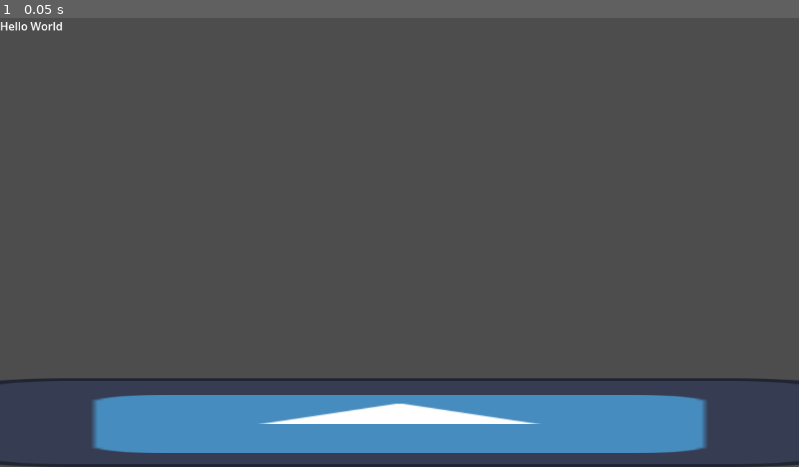
Above: before the commit, frame 1.
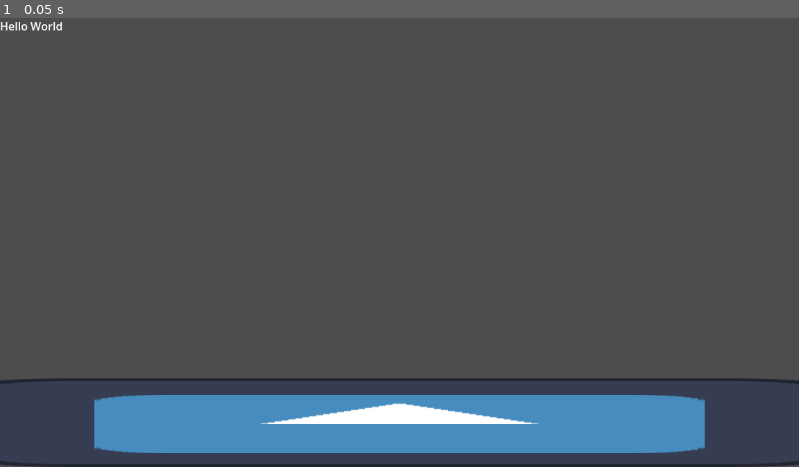
Above: after the commit, the same moment.

Repository: hasselmann-click/PiratePlatformer
Game: Godot game, scene res://scenes/my_first_scene.tscn
The game is run twice, just before and just after one commit, with the same random seed, the same clock (stepped at 60 frames per second) and the same inputs. Before the commit the project starts from res://my_first_scene.tscn. The engine's default icon, where the game draws it, is replaced by a stand-in: a white triangle on a blue panel in a dark square.
Inputs:
- Up to frame 1 (0.05 s): no input

The runs differ from the first frame. In frame 1, 0.1% of the frame differs, in the area x 11-89%, y 84-97%.
Error after the commit: Trying to assign value of type 'Node2D' to a variable of type 'character.gd'. (res://scripts/player.gd:4)

Commit message:
character animations

Diff:
--- a/my_first_scene.tscn
+++ /dev/null
@@ -1,24 +0,0 @@
-[gd_scene load_steps=3 format=3 uid="uid://cno22ff8hyawo"]
-
-[ext_resource type="Texture2D" uid="uid://dwx5tykj3sbd" path="res://icon.svg" id="1_j2eyi"]
-
-[sub_resource type="RectangleShape2D" id="RectangleShape2D_b2psy"]
-size = Vector2(128, 128)
-
-[node name="Node2D" type="Node2D"]
-metadata/_edit_horizontal_guides_ = [-136.0]
-
-[node name="Label" type="Label" parent="."]
-offset_right = 40.0
-offset_bottom = 23.0
-text = "Hello World"
-
-[node name="Floor" type="Sprite2D" parent="."]
-position = Vector2(576, 584)
-scale = Vector2(10, 1)
-texture = ExtResource("1_j2eyi")
-
-[node name="StaticBody2D" type="StaticBody2D" parent="Floor"]
-
-[node name="CollisionShape2D" type="CollisionShape2D" parent="Floor/StaticBody2D"]
-shape = SubResource("RectangleShape2D_b2psy")
--- a/project.godot
+++ b/project.godot
@@ -11,11 +11,41 @@
 [application]
 
 config/name="udemy-pirate-platformer"
-run/main_scene="res://my_first_scene.tscn"
+run/main_scene="res://scenes/my_first_scene.tscn"
 config/features=PackedStringArray("4.3", "GL Compatibility")
 config/icon="res://icon.svg"
 
+[autoload]
+
+Globals="*res://scripts/autoloads/globals.gd"
+
+[input]
+
+run_left={
+"deadzone": 0.5,
+"events": [Object(InputEventKey,"resource_local_to_scene":false,"resource_name":"","device":-1,"window_id":0,"alt_pressed":false,"shift_pressed":false,"ctrl_pressed":false,"meta_pressed":false,"pressed":false,"keycode":0,"physical_keycode":65,"key_label":0,"unicode":97,"location":0,"echo":false,"script":null)
+, Object(InputEventJoypadMotion,"resource_local_to_scene":false,"resource_name":"","device":-1,"axis":0,"axis_value":-1.0,"script":null)
+]
+}
+run_right={
+"deadzone": 0.5,
+"events": [Object(InputEventKey,"resource_local_to_scene":false,"resource_name":"","device":-1,"window_id":0,"alt_pressed":false,"shift_pressed":false,"ctrl_pressed":false,"meta_pressed":false,"pressed":false,"keycode":0,"physical_keycode":68,"key_label":0,"unicode":100,"location":0,"echo":false,"script":null)
+, Object(InputEventJoypadMotion,"resource_local_to_scene":false,"resource_name":"","device":-1,"axis":0,"axis_value":1.0,"script":null)
+]
+}
+jump={
+"deadzone": 0.5,
+"events": [Object(InputEventKey,"resource_local_to_scene":false,"resource_name":"","device":-1,"window_id":0,"alt_pressed":false,"shift_pressed":false,"ctrl_pressed":false,"meta_pressed":false,"pressed":false,"keycode":0,"physical_keycode":32,"key_label":0,"unicode":32,"location":0,"echo":false,"script":null)
+, Object(InputEventJoypadButton,"resource_local_to_scene":false,"resource_name":"","device":-1,"button_index":0,"pressure":0.0,"pressed":false,"script":null)
+]
+}
+
+[physics]
+
+2d/default_gravity=2508.0
+
 [rendering]
 
+textures/canvas_textures/default_texture_filter=0
 renderer/rendering_method="gl_compatibility"
 renderer/rendering_method.mobile="gl_compatibility"
--- /dev/null
+++ b/scenes/characters/roger.tscn
@@ -0,0 +1,147 @@
+[gd_scene load_steps=27 format=3 uid="uid://bsmnpbo4nl6tt"]
+
+[ext_resource type="Texture2D" uid="uid://cirfxttryfq3i" path="res://assets-synced/Treasure Hunters/Treasure Hunters/Captain Clown Nose/Sprites/Captain Clown Nose/Captain Clown Nose without Sword/01-Idle/Idle 01.png" id="1_jdly6"]
+[ext_resource type="Script" path="res://scripts/character.gd" id="1_ubalw"]
+[ext_resource type="Texture2D" uid="uid://cdggat5nsm81s" path="res://assets-synced/Treasure Hunters/Treasure Hunters/Captain Clown Nose/Sprites/Captain Clown Nose/Captain Clown Nose without Sword/01-Idle/Idle 02.png" id="3_mvckp"]
+[ext_resource type="Texture2D" uid="uid://banwt6avmnu7q" path="res://assets-synced/Treasure Hunters/Treasure Hunters/Captain Clown Nose/Sprites/Captain Clown Nose/Captain Clown Nose without Sword/01-Idle/Idle 03.png" id="4_yrwqd"]
+[ext_resource type="Texture2D" uid="uid://elxcpy6hn7p4" path="res://assets-synced/Treasure Hunters/Treasure Hunters/Captain Clown Nose/Sprites/Captain Clown Nose/Captain Clown Nose without Sword/01-Idle/Idle 04.png" id="5_tyymn"]
+[ext_resource type="Texture2D" uid="uid://dt3vn633fhniq" path="res://assets-synced/Treasure Hunters/Treasure Hunters/Captain Clown Nose/Sprites/Captain Clown Nose/Captain Clown Nose without Sword/01-Idle/Idle 05.png" id="6_6mrox"]
+[ext_resource type="Texture2D" uid="uid://db8e5jjbtgihg" path="res://assets-synced/Treasure Hunters/Treasure Hunters/Captain Clown Nose/Sprites/Captain Clown Nose/Captain Clown Nose without Sword/02-Run/Run 01.png" id="7_lep5l"]
+[ext_resource type="Texture2D" uid="uid://bhstu3bfmx2uh" path="res://assets-synced/Treasure Hunters/Treasure Hunters/Captain Clown Nose/Sprites/Captain Clown Nose/Captain Clown Nose without Sword/02-Run/Run 02.png" id="8_aglt3"]
+[ext_resource type="Texture2D" uid="uid://buwjehv5fro1m" path="res://assets-synced/Treasure Hunters/Treasure Hunters/Captain Clown Nose/Sprites/Captain Clown Nose/Captain Clown Nose without Sword/02-Run/Run 03.png" id="9_2hwky"]
+[ext_resource type="Texture2D" uid="uid://5albphrei4bl" path="res://assets-synced/Treasure Hunters/Treasure Hunters/Captain Clown Nose/Sprites/Captain Clown Nose/Captain Clown Nose without Sword/02-Run/Run 04.png" id="10_1hg51"]
+[ext_resource type="Texture2D" uid="uid://b8id38etgcl5f" path="res://assets-synced/Treasure Hunters/Treasure Hunters/Captain Clown Nose/Sprites/Captain Clown Nose/Captain Clown Nose without Sword/02-Run/Run 05.png" id="11_cv3a8"]
+[ext_resource type="Texture2D" uid="uid://ckf6q7eqc508y" path="res://assets-synced/Treasure Hunters/Treasure Hunters/Captain Clown Nose/Sprites/Captain Clown Nose/Captain Clown Nose without Sword/02-Run/Run 06.png" id="12_ipgat"]
+[ext_resource type="Texture2D" uid="uid://c2emi5bakuv74" path="res://assets-synced/Treasure Hunters/Treasure Hunters/Captain Clown Nose/Sprites/Captain Clown Nose/Captain Clown Nose without Sword/03-Jump/Jump 01.png" id="13_nj6su"]
+[ext_resource type="Texture2D" uid="uid://biroemvrsrrpd" path="res://assets-synced/Treasure Hunters/Treasure Hunters/Captain Clown Nose/Sprites/Captain Clown Nose/Captain Clown Nose without Sword/03-Jump/Jump 02.png" id="14_t3x1a"]
+[ext_resource type="Texture2D" uid="uid://0yuq6wk6h1ya" path="res://assets-synced/Treasure Hunters/Treasure Hunters/Captain Clown Nose/Sprites/Captain Clown Nose/Captain Clown Nose without Sword/03-Jump/Jump 03.png" id="15_8g1qe"]
+[ext_resource type="Texture2D" uid="uid://ndrw33l2eao7" path="res://assets-synced/Treasure Hunters/Treasure Hunters/Captain Clown Nose/Sprites/Captain Clown Nose/Captain Clown Nose without Sword/04-Fall/Fall 01.png" id="16_wmatr"]
+[ext_resource type="Texture2D" uid="uid://7x8yfhcq4des" path="res://assets-synced/Treasure Hunters/Treasure Hunters/Captain Clown Nose/Sprites/Captain Clown Nose/Captain Clown Nose without Sword/05-Ground/Ground 01.png" id="17_ugk6n"]
+[ext_resource type="Texture2D" uid="uid://bjt478jlhsl57" path="res://assets-synced/Treasure Hunters/Treasure Hunters/Captain Clown Nose/Sprites/Captain Clown Nose/Captain Clown Nose without Sword/05-Ground/Ground 02.png" id="18_p5m0t"]
+
+[sub_resource type="Animation" id="Animation_n4dgk"]
+resource_name = "idle"
+length = 0.5
+loop_mode = 1
+tracks/0/type = "value"
+tracks/0/imported = false
+tracks/0/enabled = true
+tracks/0/path = NodePath(".:texture")
+tracks/0/interp = 1
+tracks/0/loop_wrap = true
+tracks/0/keys = {
+"times": PackedFloat32Array(0, 0.1, 0.2, 0.3, 0.4),
+"transitions": PackedFloat32Array(1, 1, 1, 1, 1),
+"update": 1,
+"values": [ExtResource("1_jdly6"), ExtResource("3_mvckp"), ExtResource("4_yrwqd"), ExtResource("5_tyymn"), ExtResource("6_6mrox")]
+}
+
+[sub_resource type="Animation" id="Animation_pjp6g"]
+length = 0.001
+tracks/0/type = "value"
+tracks/0/imported = false
+tracks/0/enabled = true
+tracks/0/path = NodePath(".:texture")
+tracks/0/interp = 1
+tracks/0/loop_wrap = true
+tracks/0/keys = {
+"times": PackedFloat32Array(0),
+"transitions": PackedFloat32Array(1),
+"update": 1,
+"values": [ExtResource("1_jdly6")]
+}
+
+[sub_resource type="Animation" id="Animation_34mon"]
+resource_name = "run"
+length = 0.6
+loop_mode = 1
+tracks/0/type = "value"
+tracks/0/imported = false
+tracks/0/enabled = true
+tracks/0/path = NodePath(".:texture")
+tracks/0/interp = 1
+tracks/0/loop_wrap = true
+tracks/0/keys = {
+"times": PackedFloat32Array(0, 0.1, 0.2, 0.3, 0.4, 0.5),
+"transitions": PackedFloat32Array(1, 1, 1, 1, 1, 1),
+"update": 1,
+"values": [ExtResource("7_lep5l"), ExtResource("8_aglt3"), ExtResource("9_2hwky"), ExtResource("10_1hg51"), ExtResource("11_cv3a8"), ExtResource("12_ipgat")]
+}
+
+[sub_resource type="Animation" id="Animation_euxk7"]
+resource_name = "jump"
+length = 0.3
+tracks/0/type = "value"
+tracks/0/imported = false
+tracks/0/enabled = true
+tracks/0/path = NodePath(".:texture")
+tracks/0/interp = 1
+tracks/0/loop_wrap = true
+tracks/0/keys = {
+"times": PackedFloat32Array(0, 0.1, 0.2),
+"transitions": PackedFloat32Array(1, 1, 1),
+"update": 1,
+"values": [ExtResource("13_nj6su"), ExtResource("14_t3x1a"), ExtResource("15_8g1qe")]
+}
+
+[sub_resource type="Animation" id="Animation_vxup2"]
+resource_name = "fall"
+length = 0.1
+tracks/0/type = "value"
+tracks/0/imported = false
+tracks/0/enabled = true
+tracks/0/path = NodePath(".:texture")
+tracks/0/interp = 1
+tracks/0/loop_wrap = true
+tracks/0/keys = {
+"times": PackedFloat32Array(0),
+"transitions": PackedFloat32Array(1),
+"update": 1,
+"values": [ExtResource("16_wmatr")]
+}
+
+[sub_resource type="Animation" id="Animation_j77wg"]
+resource_name = "ground"
+length = 0.2
+tracks/0/type = "value"
+tracks/0/imported = false
+tracks/0/enabled = true
+tracks/0/path = NodePath(".:texture")
+tracks/0/interp = 1
+tracks/0/loop_wrap = true
+tracks/0/keys = {
+"times": PackedFloat32Array(0, 0.1),
+"transitions": PackedFloat32Array(1, 1),
+"update": 1,
+"values": [ExtResource("17_ugk6n"), ExtResource("18_p5m0t")]
+}
+
+[sub_resource type="AnimationLibrary" id="AnimationLibrary_omd33"]
+_data = {
+"RESET": SubResource("Animation_pjp6g"),
+"fall": SubResource("Animation_vxup2"),
+"ground": SubResource("Animation_j77wg"),
+"idle": SubResource("Animation_n4dgk"),
+"jump": SubResource("Animation_euxk7"),
+"run": SubResource("Animation_34mon")
+}
+
+[sub_resource type="CapsuleShape2D" id="CapsuleShape2D_8dlow"]
+radius = 8.0
+height = 26.0
+
+[node name="Roger" type="CharacterBody2D"]
+script = ExtResource("1_ubalw")
+
+[node name="Sprite2D" type="Sprite2D" parent="."]
+position = Vector2(0, -12)
+texture = ExtResource("1_jdly6")
+
+[node name="AnimationPlayer" type="AnimationPlayer" parent="Sprite2D"]
+libraries = {
+"": SubResource("AnimationLibrary_omd33")
+}
+
+[node name="CollisionShape2D" type="CollisionShape2D" parent="."]
+position = Vector2(0, -13)
+shape = SubResource("CapsuleShape2D_8dlow")
--- /dev/null
+++ b/scenes/my_first_scene.tscn
@@ -0,0 +1,33 @@
+[gd_scene load_steps=5 format=3 uid="uid://cno22ff8hyawo"]
+
+[ext_resource type="Texture2D" uid="uid://dwx5tykj3sbd" path="res://icon.svg" id="1_j2eyi"]
+[ext_resource type="PackedScene" uid="uid://bsmnpbo4nl6tt" path="res://scenes/characters/roger.tscn" id="1_qvi73"]
+[ext_resource type="Script" path="res://scripts/player.gd" id="2_513sy"]
+
+[sub_resource type="RectangleShape2D" id="RectangleShape2D_b2psy"]
+size = Vector2(128, 128)
+
+[node name="Node2D" type="Node2D"]
+metadata/_edit_horizontal_guides_ = [-136.0]
+
+[node name="Roger" parent="." instance=ExtResource("1_qvi73")]
+position = Vector2(407, 369)
+speed = 16.0
+
+[node name="Player" type="Node" parent="Roger"]
+script = ExtResource("2_513sy")
+
+[node name="Label" type="Label" parent="."]
+offset_right = 40.0
+offset_bottom = 23.0
+text = "Hello World"
+
+[node name="Floor" type="Sprite2D" parent="."]
+position = Vector2(576, 584)
+scale = Vector2(10, 1)
+texture = ExtResource("1_j2eyi")
+
+[node name="StaticBody2D" type="StaticBody2D" parent="Floor"]
+
+[node name="CollisionShape2D" type="CollisionShape2D" parent="Floor/StaticBody2D"]
+shape = SubResource("RectangleShape2D_b2psy")
--- /dev/null
+++ b/scripts/autoloads/globals.gd
@@ -0,0 +1,3 @@
+extends Node
+
+var pixelsPerTile: int = 32
--- /dev/null
+++ b/scripts/character.gd
@@ -0,0 +1,81 @@
+extends CharacterBody2D
+class_name Character
+
+@export_category("Locomotion")
+@export var speed : float = 8
+@export var acceleration: float = 16
+@export var deceleration: float = 32
+
+@export_category("Jump")
+@export var jump_height : float = 2.5
+@export var air_control : float = 0.5
+
+@onready var _sprite : Sprite2D = $Sprite2D
+
+var _jump_velocity : float
+var _direction: float: set = run
+var _gravity: Vector2
+
+
+# TODO: ready will not be called if the values are updated in the editor
+# This won't work with the "pixesPerTile" multiplication...
+func _ready():
+	# init gravity, since dynamic gravity (get_gravity) is not ready yet
+	var defaultGravity = ProjectSettings.get_setting("physics/2d/default_gravity");
+	var defaultGravityVector = ProjectSettings.get_setting("physics/2d/default_gravity_vector");
+	_gravity = defaultGravity * defaultGravityVector
+
+	speed *= Globals.pixelsPerTile
+	acceleration *= Globals.pixelsPerTile
+	deceleration *= Globals.pixelsPerTile
+	jump_height *= Globals.pixelsPerTile
+	_jump_velocity = sqrt(jump_height * _gravity.y * 2) * -1
+
+
+func face_left():
+	_sprite.flip_h = true
+
+func face_right():
+	_sprite.flip_h = false
+
+func run(direction: float):
+	_direction = direction
+
+func jump():
+	if is_on_floor():
+			velocity.y = _jump_velocity
+
+func stop_jump():
+	if velocity.y < 0:
+		velocity.y = 0
+
+func _physics_process(delta: float) -> void:
+
+	if sign(_direction) == 1: face_right()
+	elif sign(_direction) == -1: face_left()
+
+	# update gravity (which won't be necessary for this game)
+	var dynamicGravity = get_gravity()
+	if dynamicGravity.y > 0 and dynamicGravity.y != _gravity.y:
+		_gravity = dynamicGravity
+
+	if is_on_floor():
+		_ground_physics(delta)
+	else:
+		_air_physics(delta)
+
+	move_and_slide()
+
+func _air_physics(delta: float):
+	velocity += _gravity * delta
+	if _direction:
+		velocity.x = move_toward(velocity.x, _direction * speed, acceleration * air_control * delta)
+
+func _ground_physics(delta: float):
+
+	if _direction == 0:
+		velocity.x = move_toward(velocity.x, 0, deceleration * delta)
+	elif velocity.x == 0 or sign(_direction) == sign(velocity.x):
+		velocity.x = move_toward(velocity.x, _direction * speed, acceleration * delta)
+	else: # player wants to move in the opposite direction
+		velocity.x = move_toward(velocity.x, _direction * speed, deceleration * delta)
--- /dev/null
+++ b/scripts/player.gd
@@ -0,0 +1,15 @@
+extends Node
+
+
+@onready var _character: Character = get_parent()
+
+
+func _input(event: InputEvent):
+	if event.is_action_pressed("jump"):
+		_character.jump()
+	elif event.is_action_released("jump"):
+		_character.stop_jump()
+
+# Called every frame. 'delta' is the elapsed time since the previous frame.
+func _process(delta: float) -> void:
+	_character.run(Input.get_axis("run_left", "run_right"))
Not shown, added: scenes/my_9BC5.tmp
